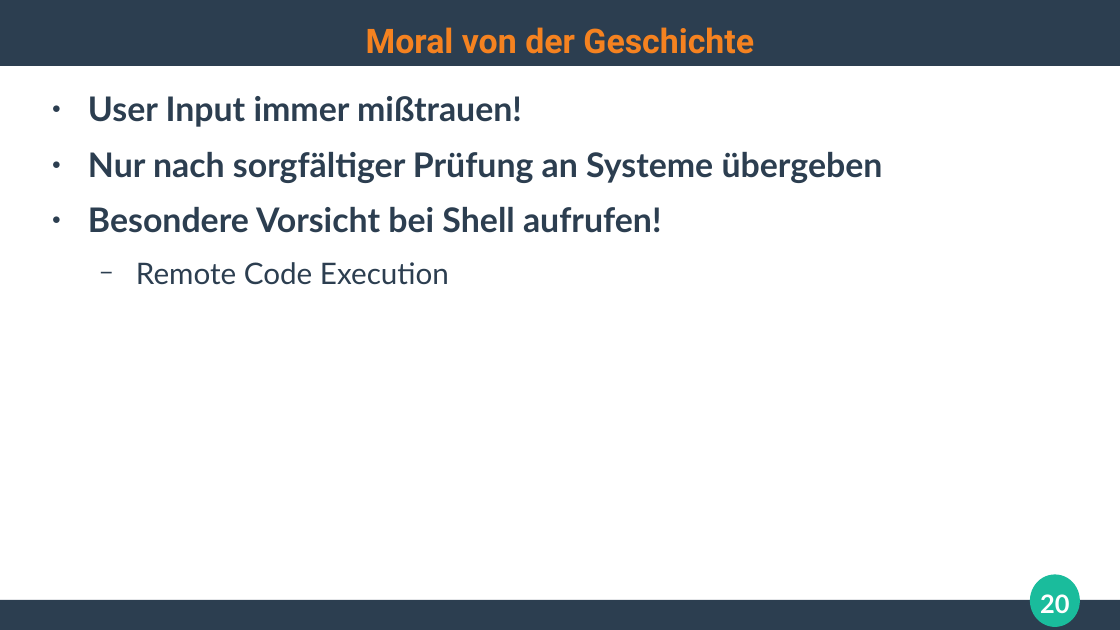
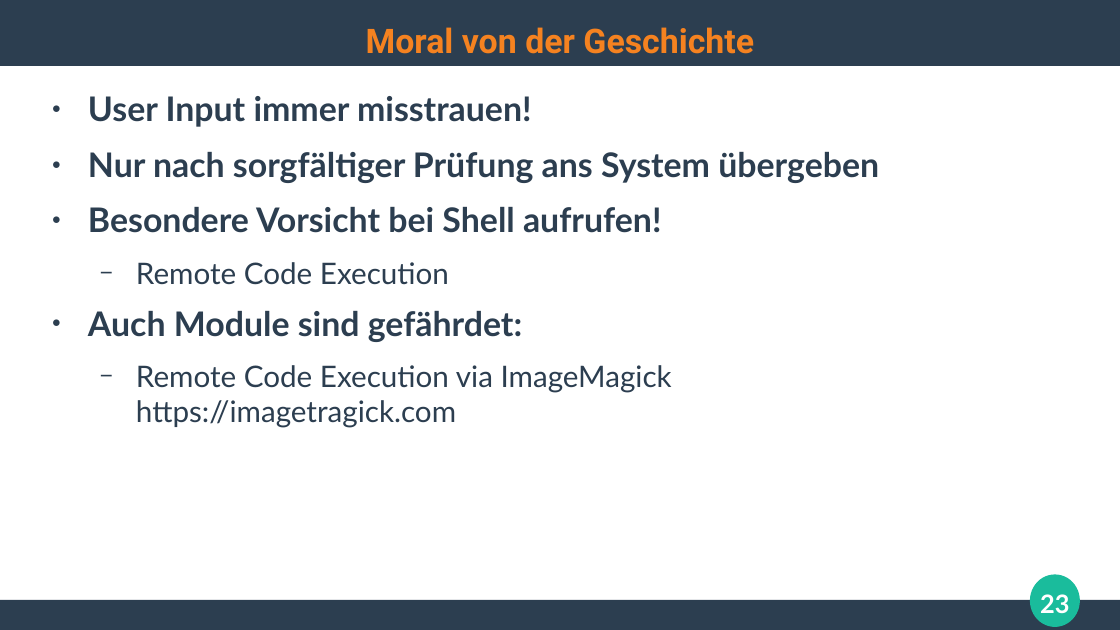
Before and after one commit to ghandmann/HS-AlbSig-WebAnwendungen2, a slide deck: slide 23 of Kapitel/06_WebSecurity.odp (slide 20 before the commit). Drawn at 1120x630 pixels with LibreOffice and Linux fonts; fonts in the diff are those of the drawing. Boxes give left, top, right and bottom in pixels: in the first picture for what was removed or moved away, otherwise in the second. Text is boxed around its words. In the diff, an @@ line names an element or a change of style, - is before the commit and + after.

```diff
--- a/Kapitel/06_WebSecurity.odp
+++ b/Kapitel/06_WebSecurity.odp
@@ text at <box>88,96,879,183</box>: text changed @@
-● User Input immer mißtrauen!
-● Nur nach sorgfältiger Prüfung an Systeme übergeben
+● User Input immer misstrauen!
+● Nur nach sorgfältiger Prüfung ans System übergeben
@@ text at <box>88,311,672,428</box>: paragraphs added @@
+● Auch Module sind gefährdet:
+  − Remote Code Execution via ImageMagick
+    https://imagetragick.com
@@ page number at <box>1040,594,1069,613</box>: text changed @@
-20
+23
```
Also in this commit, not shown: 6 other slides changed, 6 slides added, 3 slides removed.
